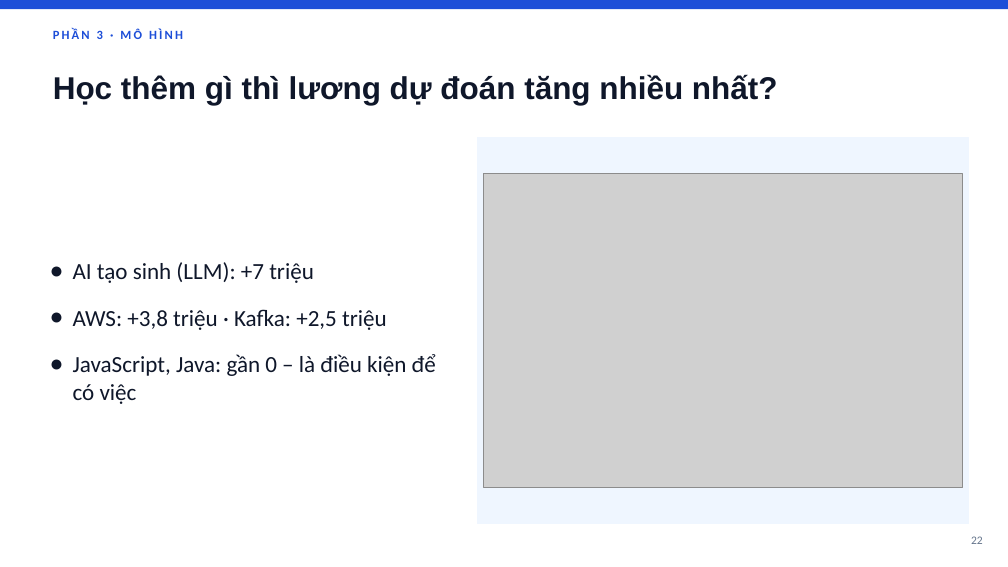
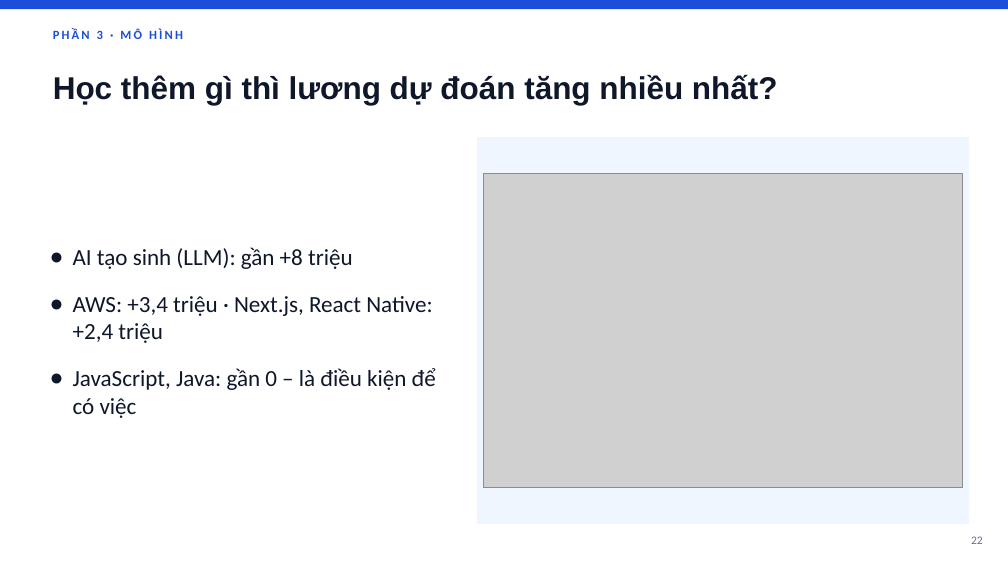
Before and after one commit to theihoz/ML, a slide deck: slide 22 of report/SlideThuyetTrinh_De4_v2.pptx. Drawn at 1008x567 pixels with LibreOffice and Linux fonts; fonts in the diff are those of the drawing; grey boxes stand for pictures. Boxes give left, top, right and bottom in pixels: in the first picture for what was removed or moved away, otherwise in the second. Text is boxed around its words. In the diff, an @@ line names an element or a change of style, - is before the commit and + after.

```diff
--- a/report/SlideThuyetTrinh_De4_v2.pptx
+++ b/report/SlideThuyetTrinh_De4_v2.pptx
@@ text at (73, 247, 432, 343): text changed @@
-● AI tạo sinh (LLM): +7 triệu
-● AWS: +3,8 triệu · Kafka: +2,5 triệu
+● AI tạo sinh (LLM): gần +8 triệu
+● AWS: +3,4 triệu · Next.js, React Native: +2,4 triệu
```
Also in this commit, not shown: 9 other slides changed, 2 slides added, 41 other files.
